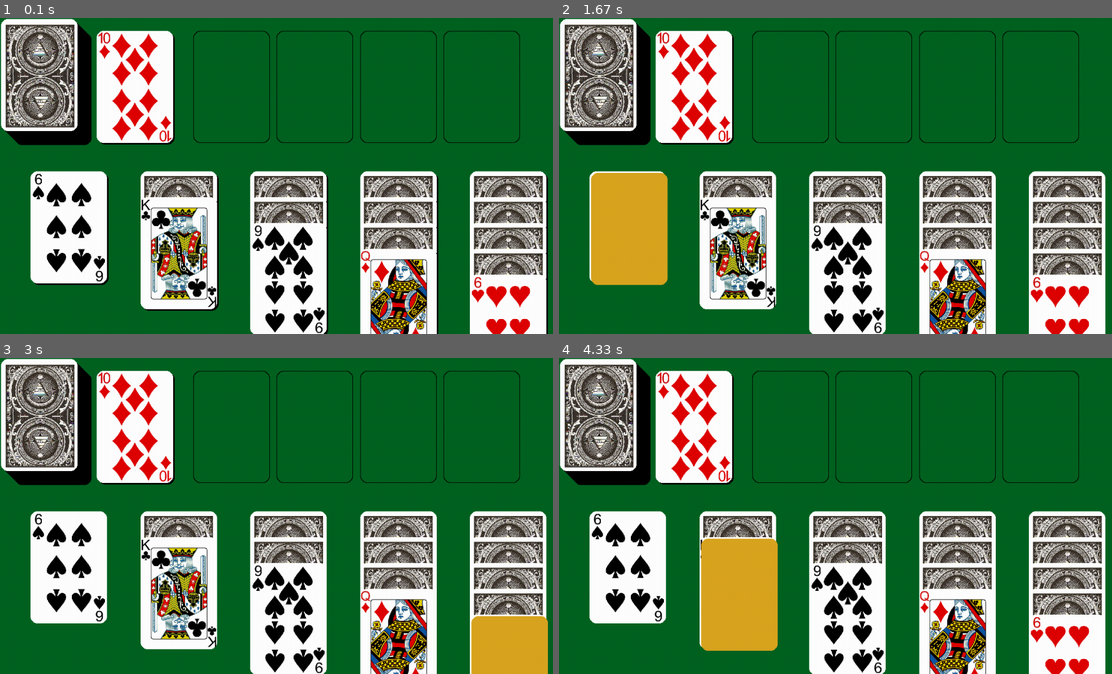
Above: before the commit, frames 1-4 (two rows, left to right).
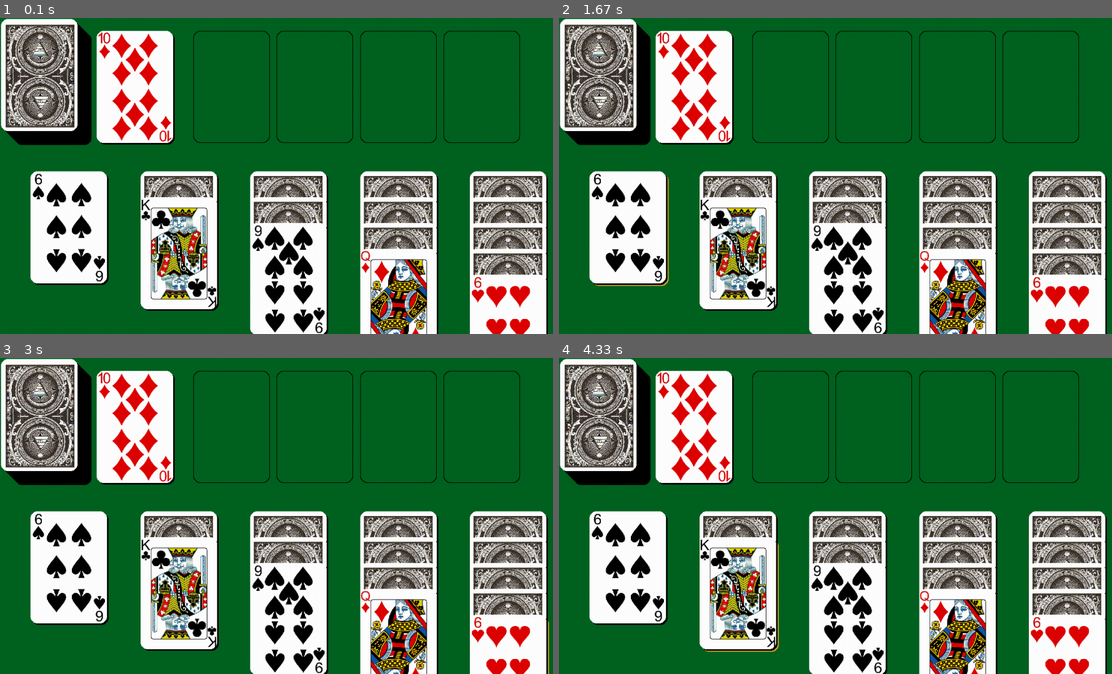
Above: after the commit, the same moments.

Repository: unluckycord/NewPygame
Game: pygame game, started from Main.py
Same seed, same stepped clock (60 frames per second), same inputs: the game is played once before the commit and once after it.
Inputs (mouse positions are in pixels of both pictures, inside the frame that each line leads up to):
- Up to frame 1 (0.1 s): no input
- Up to frame 2 (1.67 s): click (664, 251) at 0.88 s; click (1045, 286) at 1.22 s; click (636, 166) at 1.55 s
- Up to frame 3 (3 s): click (492, 636) at 1.88 s
- Up to frame 4 (4.33 s): click (658, 547) at 3.05 s; click (708, 569) at 3.95 s

The runs differ from the first frame. In frame 1, 2.9% of the frame differs, in the area x 45-99%, y 50-82%; in frame 2, 8.7%; in frame 3, 6.3%; in frame 4, 8.7%, in the area x 6-100%, y 49-100%.

Commit message:
fixed highlighting

Diff:
--- a/GameLoop.py
+++ b/GameLoop.py
@@ -75,6 +75,8 @@
                 if mouseInput == (1,0,0) and pygame.Rect.colliderect(ListOfCards.tableauObj[i][f].cardRect, mouseRect) and ListOfCards.tableauObj[i][f].cardUpOrDown == "UP":
                     currentCardTableau = ListOfCards.tableauObj[i][f]
                     grabCheck = True
+                    if(ListOfCards.tableauObj[i][f].rank == currentCardTableau.rank-1):
+                        print("match")
                 else:
                     pass
                     #grabCheck = False
--- a/PaintGame.py
+++ b/PaintGame.py
@@ -26,22 +26,23 @@
         pygame.draw.rect(Assets.WIN, Assets.BLACK, (stackList[i].x,stackList[i].y, Assets.CARDWIDTH,Assets.CARDHEIGHT),width=0, border_radius=13)
         pygame.draw.rect(Assets.WIN, Assets.GREEN, (stackList[i].x+1,stackList[i].y+1, Assets.CARDWIDTH-2,Assets.CARDHEIGHT-2),width=0, border_radius=13)
 
-def drawTableau(grabCheck,currentCardTableau,mouseRect):
+def drawHighlight(grabCheck,currentCardTableau):
+    if(grabCheck):
+        pygame.draw.rect(Assets.WIN, Assets.GOLD, (currentCardTableau.cardRect.x+(6*Assets.scalingVal),currentCardTableau.cardRect.y+(6*Assets.scalingVal), Assets.CARDWIDTH,Assets.CARDHEIGHT),width=0, border_radius=13)
+
+def drawTableau():
     for i in range(len(ListOfCards.tableauObj)):
         for f in range(len(ListOfCards.tableauObj[i])):
-            if(grabCheck):
-                pygame.draw.rect(Assets.WIN, Assets.GOLD, (currentCardTableau.cardlocationx+(4*Assets.scalingVal),currentCardTableau.cardlocationy+(4*Assets.scalingVal), Assets.CARDWIDTH,Assets.CARDHEIGHT),width=0, border_radius=13)
-            else:
-                #shadow
-                pygame.draw.rect(Assets.WIN, Assets.BLACK, (ListOfCards.tableauObj[i][f].cardlocationx+(4*Assets.scalingVal),ListOfCards.tableauObj[i][f].cardlocationy+(4*Assets.scalingVal), Assets.CARDWIDTH,Assets.CARDHEIGHT),width=0, border_radius=13)
+            #shadow
+            pygame.draw.rect(Assets.WIN, Assets.BLACK, (ListOfCards.tableauObj[i][f].cardRect.x+(4*Assets.scalingVal),ListOfCards.tableauObj[i][f].cardRect.y+(4*Assets.scalingVal), Assets.CARDWIDTH,Assets.CARDHEIGHT),width=0, border_radius=13)
             #white card surface
-            pygame.draw.rect(Assets.WIN, Assets.WHITE, (ListOfCards.tableauObj[i][f].cardlocationx,ListOfCards.tableauObj[i][f].cardlocationy, Assets.CARDWIDTH,Assets.CARDHEIGHT),width=0, border_radius=13)
+            pygame.draw.rect(Assets.WIN, Assets.WHITE, (ListOfCards.tableauObj[i][f].cardRect.x,ListOfCards.tableauObj[i][f].cardRect.y, Assets.CARDWIDTH,Assets.CARDHEIGHT),width=0, border_radius=13)
             if(f+1 < i):
                 #card back
-                Assets.WIN.blit(Assets.cardback_black, (ListOfCards.tableauObj[i][f].cardlocationx+(9*Assets.scalingVal),ListOfCards.tableauObj[i][f].cardlocationy+(11*Assets.scalingVal)))
+                Assets.WIN.blit(Assets.cardback_black, (ListOfCards.tableauObj[i][f].cardRect.x+(9*Assets.scalingVal),ListOfCards.tableauObj[i][f].cardRect.y+(11*Assets.scalingVal)))
             else:
                 #card face
-                Assets.WIN.blit(ListOfCards.tableauObj[i][f].card, (ListOfCards.tableauObj[i][f].cardlocationx,ListOfCards.tableauObj[i][f].cardlocationy))
+                Assets.WIN.blit(ListOfCards.tableauObj[i][f].card, (ListOfCards.tableauObj[i][f].cardRect.x,ListOfCards.tableauObj[i][f].cardRect.y))
                 ListOfCards.tableauObj[i][f].cardUpOrDown = "UP"
 
 
@@ -57,4 +58,5 @@
     drawCard(cardLocationRect,activeCard.card)
     drawDeckOfCards(pileLocationShadow)
     drawCardStackLocation(stackList)
-    drawTableau(grabCheck,currentCardTableau,mouseRect)
+    drawHighlight(grabCheck,currentCardTableau)
+    drawTableau()
